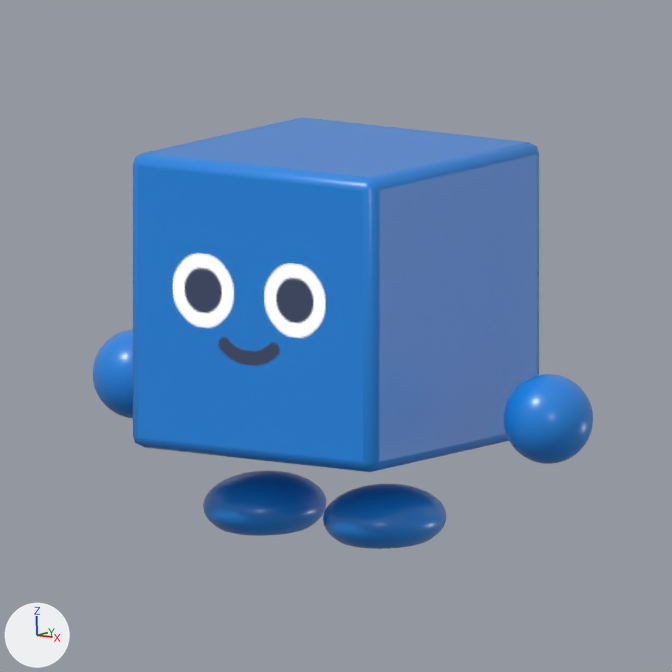
Renders of the Blender file art/cubio/cubio-animated.blend from each side of a commit.
Camera for both pictures: the file's camera 'Camera.ThreeQuarter'. Every picture has the same lights, and +X, +Y and +Z are marked at lower left. The first picture is the older version.

Names of what the first picture shows: 'Body.Cubio', 'Face.Plane - neutral artwork', 'Foot.L', 'Foot.R', 'Hand.L', 'Hand.R'.
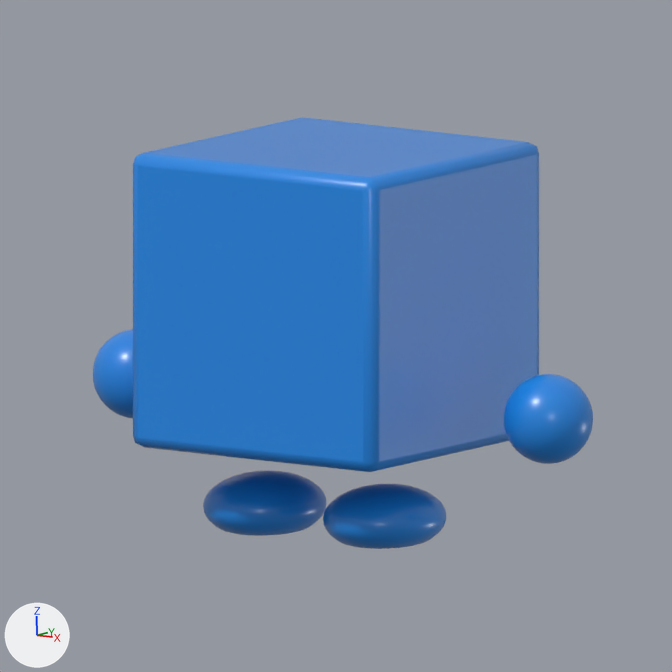
What differs and where, as boxes [x1, y1, x2, y2] in the pictures (672 x 672 px):
'Face.Plane - neutral artwork', deleted
    before: [173, 253, 326, 366]

Patch to the scene script:
```diff
--- a/art/cubio/cubio-animated.blend.py
+++ b/art/cubio/cubio-animated.blend.py
@@ ob_face_plane___neutral_artwork @@
-ob_face_plane___neutral_artwork = bpy.data.objects.new('Face.Plane - neutral artwork', me_face_plane___neutral_artwork_mesh)
-ob_face_plane___neutral_artwork.parent = ob_body_pivot
-ob_face_plane___neutral_artwork.location = (0.0, -1.015, 0.015)
-ob_face_plane___neutral_artwork.visible_diffuse = False
-ob_face_plane___neutral_artwork.visible_glossy = False
-ob_face_plane___neutral_artwork.visible_transmission = False
-ob_face_plane___neutral_artwork.visible_shadow = False
```
